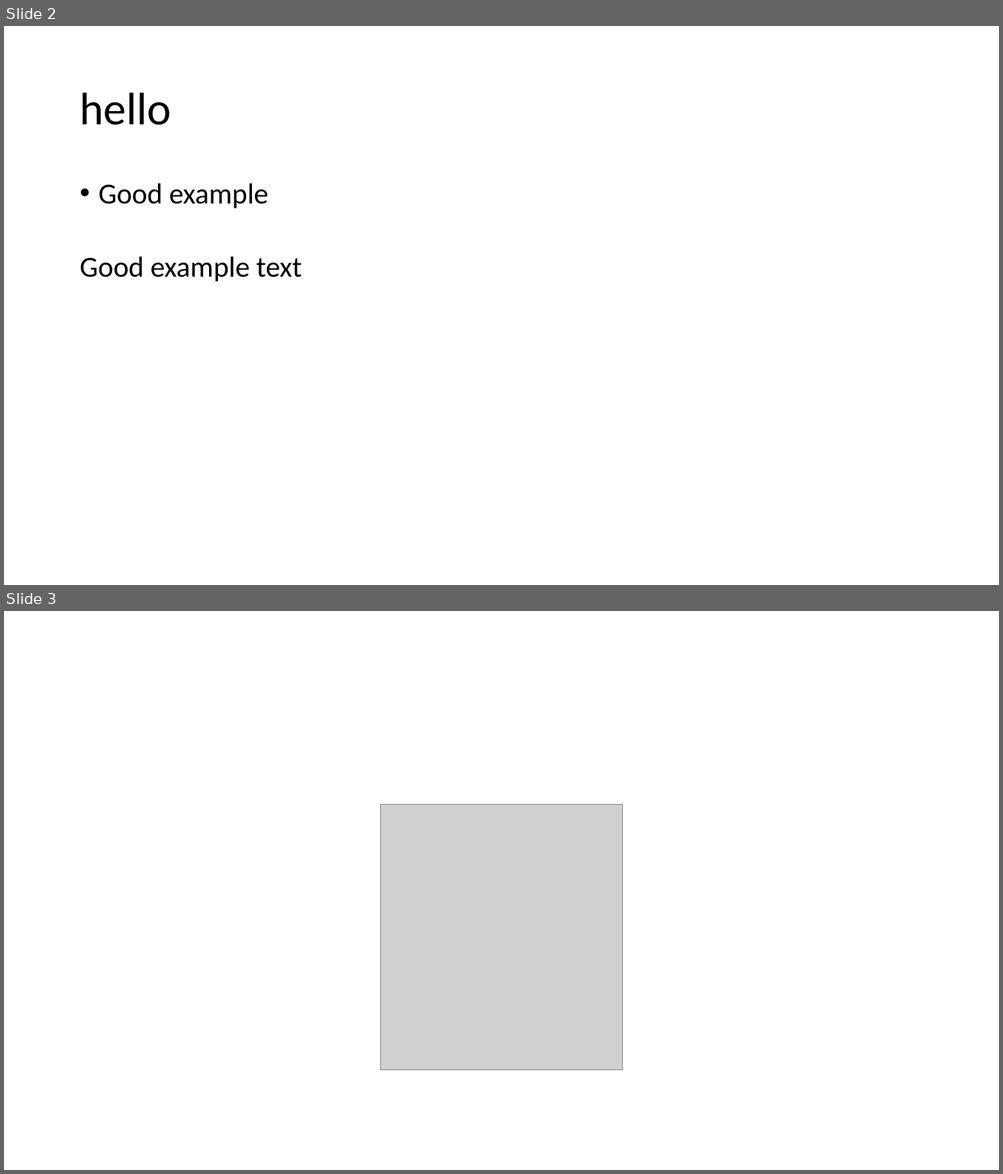
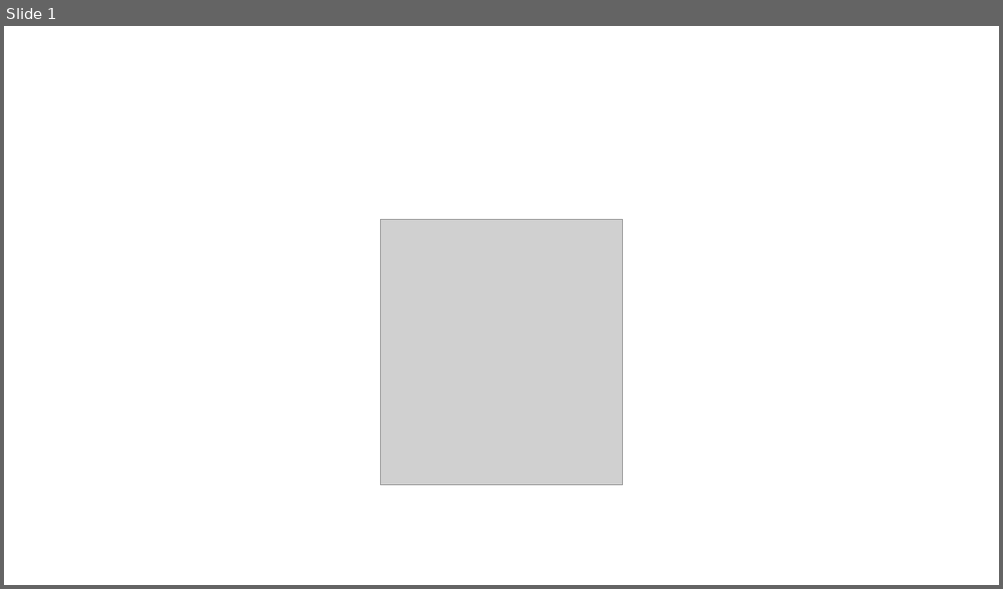
Before and after one commit to lalalic/we-edit-input-pptx, a slide deck: __tests__/test.pptx. Shown one above the other, each under a label of ours: slides 2 and 3 before the commit, slide 1 after it. The pictures are 1003x1174 and 1003x589 pixels, drawn with LibreOffice and Linux fonts; fonts in the diff are those of the drawing; grey boxes stand for pictures. Boxes give left, top, right and bottom in pixels: in the first picture for what was removed or moved away, otherwise in the second. Text is boxed around its words. In the diff, an @@ line names an element or a change of style, - is before the commit and + after.

```diff
--- a/__tests__/test.pptx
+++ b/__tests__/test.pptx
@@ slide 2 removed at (4, 26, 999, 585), background #FFFFFF @@
@@ title removed at (79, 93, 171, 125) @@
-hello
@@ text removed at (79, 183, 302, 282) @@
-• Good example
-Good example text
@@ what was slide 3 is now slide 1 @@
```
Also in this commit, not shown: 1 other slide removed, 1 other file.
